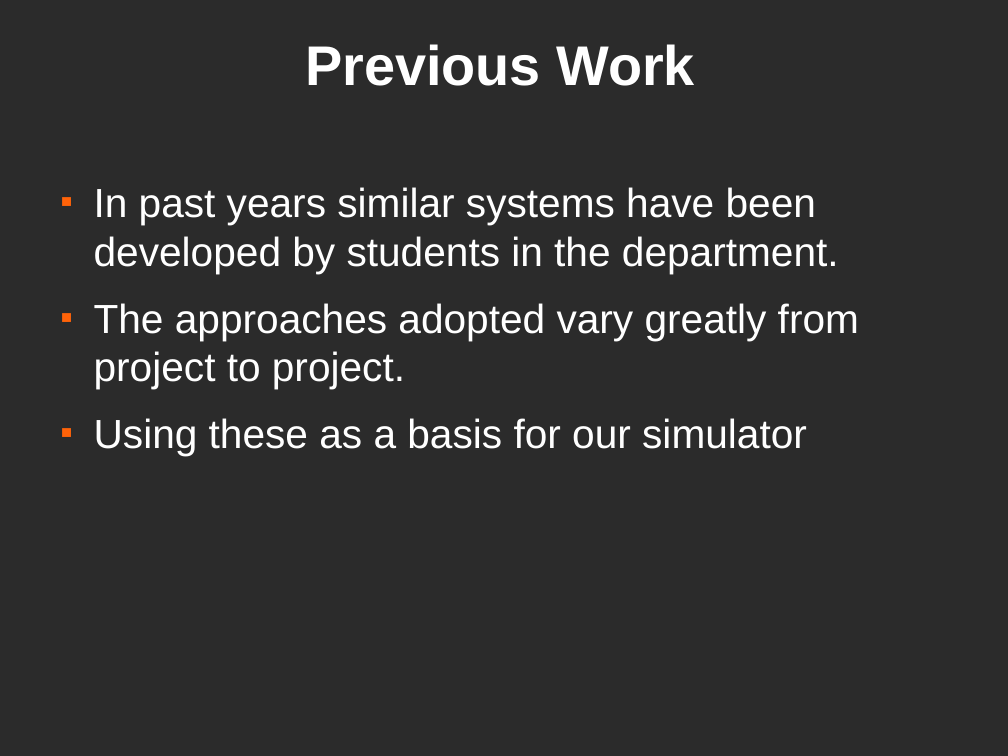
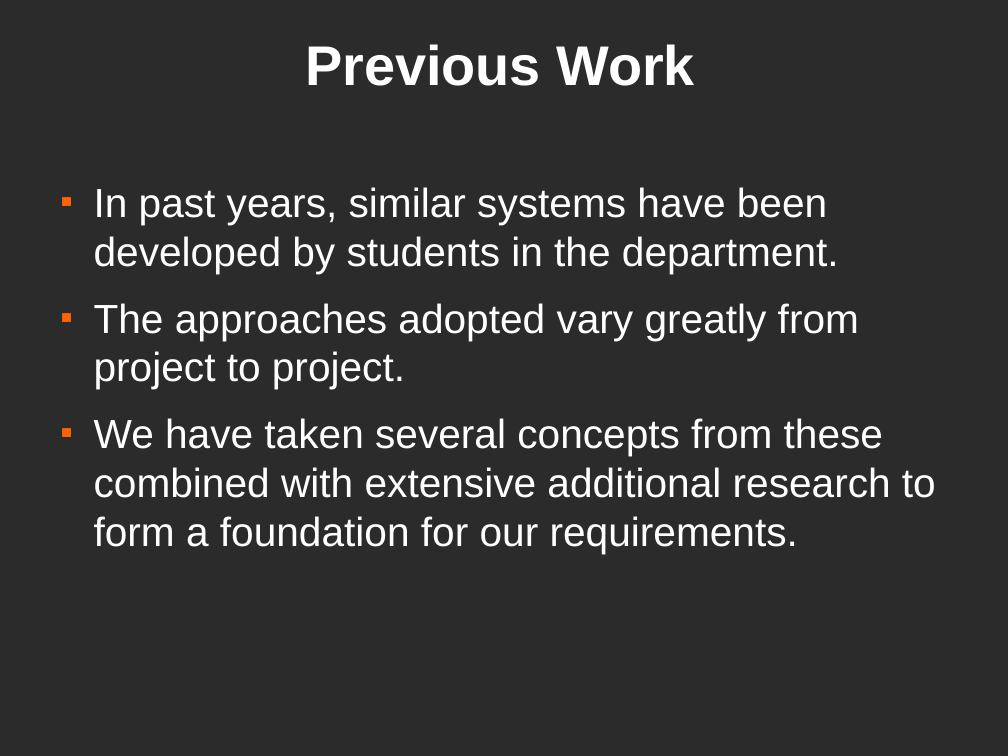
Before and after one commit to dantomosoiu/teamproject, a slide deck: slide 4 of Presentation/TeamProjectPresentation.odp (slide 5 before the commit). Drawn at 1008x756 pixels with LibreOffice and Linux fonts; fonts in the diff are those of the drawing; background and template pictures are left out; a plain dark background stands for a picture behind light text. Boxes give left, top, right and bottom in pixels: in the first picture for what was removed or moved away, otherwise in the second. Text is boxed around its words. In the diff, an @@ line names an element or a change of style, - is before the commit and + after.

```diff
--- a/Presentation/TeamProjectPresentation.odp
+++ b/Presentation/TeamProjectPresentation.odp
@@ text at (94, 187, 839, 274): text changed @@
-■ In past years similar systems have been developed by students in the department.
+■ In past years, similar systems have been developed by students in the department.
@@ text at (94, 418, 936, 553): text changed @@
-■ Using these as a basis for our simulator
+■ We have taken several concepts from these combined with extensive additional research to form a foundation for our requirements.
```
Also in this commit, not shown: 4 other slides changed, 12 slides added, 1 slide removed.
